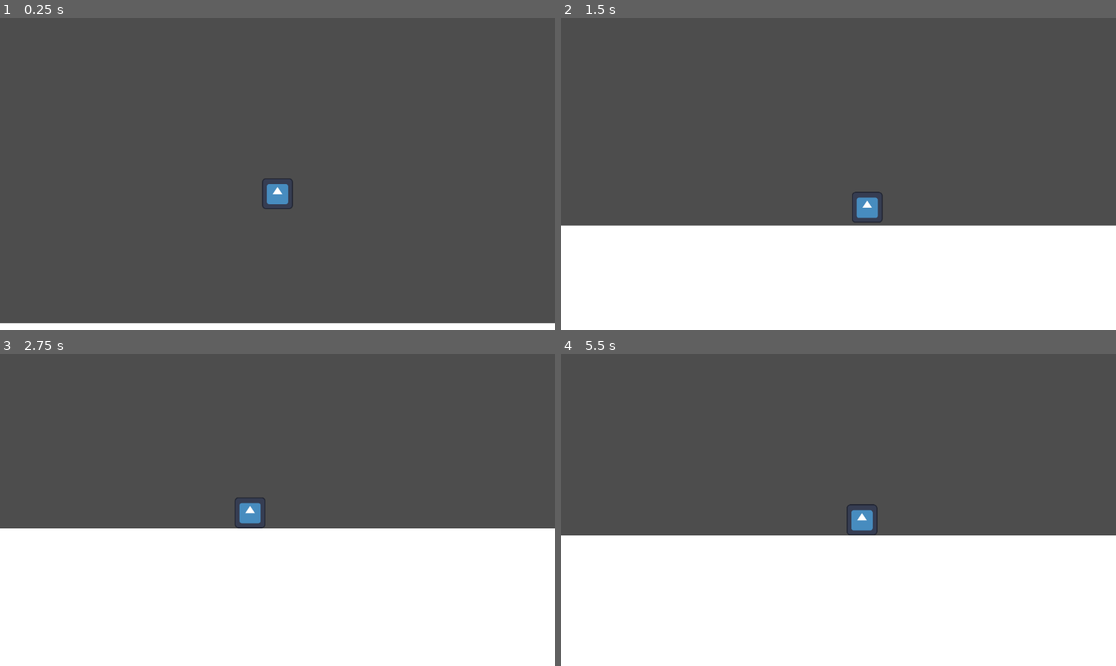
Above: before the commit, frames 1-4 (two rows, left to right).
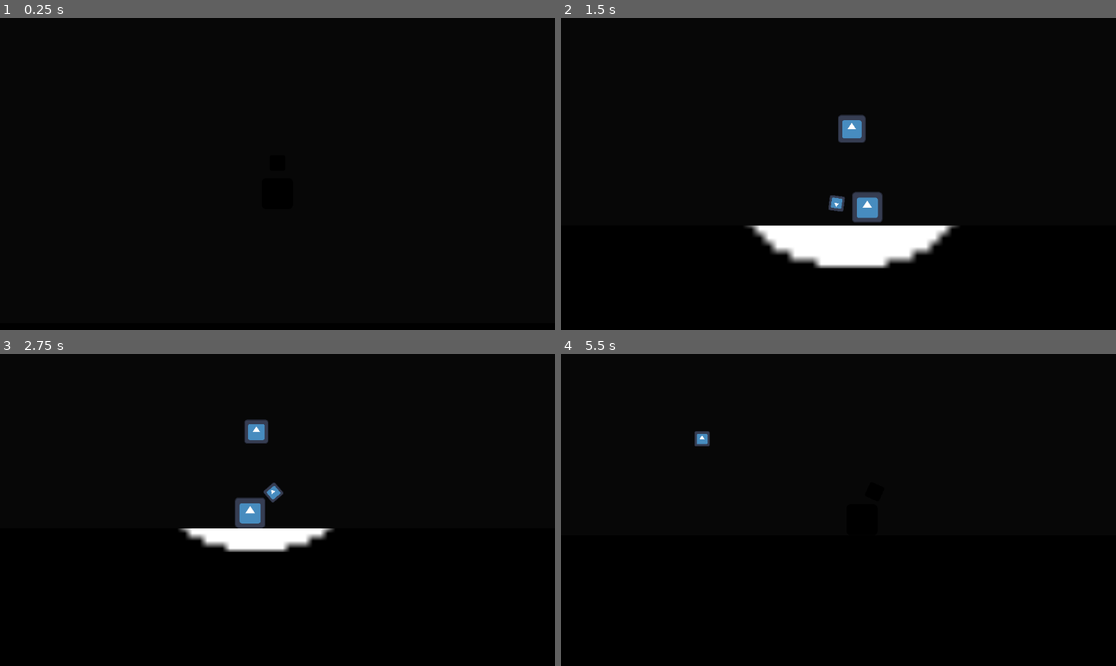
Above: after the commit, the same moments.

Repository: shiftfox/lightformer
Game: Godot game, scene res://scenes/sandbox.tscn
Same seed, same stepped clock (60 frames per second), same inputs: the game is played once before the commit and once after it. The engine's default icon, where the game draws it, is replaced by a stand-in: a white triangle on a blue panel in a dark square.
Inputs (mouse positions are in pixels of both pictures, inside the frame that each line leads up to):
- Up to frame 1 (0.25 s): no input
- Up to frame 2 (1.5 s): move the mouse to (960, 158) at 0.52 s; press the mouse at (960, 158) at 0.53 s; hold Right (right) from 0.53 s (still down); tap Space (jump) at 0.77 s; move the mouse to (727, 189) at 1.27 s; release the mouse at (727, 189) at 1.28 s; click (727, 189) at 1.35 s
- Up to frame 3 (2.75 s): tap Space (jump) at 1.52 s; move the mouse to (333, 441) at 2.02 s; release Right (right) at 2.03 s; press the mouse at (333, 441) at 2.03 s; hold Left (left) from 2.03 s (still down)
- Up to frame 4 (5.5 s): move the mouse to (810, 572) at 2.77 s; release Left (left) at 2.78 s; release the mouse at (810, 572) at 2.78 s; hold Right (right) 2.78-4.28 s; click (810, 572) at 2.85 s; tap Space (jump) at 3.02, 3.77, 4.52 s; move the mouse to (1005, 556) at 3.52 s; press the mouse at (1005, 556) at 3.53 s; move the mouse to (672, 463) at 4.27 s; release the mouse at (672, 463) at 4.28 s; hold Left (left) 4.28-5.03 s; click (672, 463) at 4.35 s; move the mouse to (866, 510) at 5.02 s; press the mouse at (866, 510) at 5.03 s; hold Right (right) from 5.03 s (still down)

The runs differ from the first frame. In frame 1, 100% of the frame differs, in the area x 0-100%, y 0-100%; in frame 2, 96%; in frame 3, 98%; in frame 4, 100%.

Commit message:
Weaon and lights

Diff:
--- /dev/null
+++ b/prefabs/light.tscn
@@ -0,0 +1,24 @@
+[gd_scene load_steps=5 format=3 uid="uid://cw46dl8cpvexc"]
+
+[ext_resource type="Texture2D" uid="uid://c1fe8jqihe25o" path="res://graphics/sprites/icon.svg" id="1_4v1do"]
+[ext_resource type="Script" path="res://scripts/light.gd" id="1_ot7yj"]
+[ext_resource type="Texture2D" uid="uid://day326p744ey3" path="res://graphics/sprites/light.png" id="2_4mx3t"]
+
+[sub_resource type="RectangleShape2D" id="RectangleShape2D_6ya1p"]
+size = Vector2(32, 32)
+
+[node name="Light" type="Area2D"]
+script = ExtResource("1_ot7yj")
+speed = 10.0
+kill_speed = 0.1
+
+[node name="Sprite" type="Sprite2D" parent="."]
+scale = Vector2(0.25, 0.25)
+texture = ExtResource("1_4v1do")
+
+[node name="CollisionShape" type="CollisionShape2D" parent="."]
+shape = SubResource("RectangleShape2D_6ya1p")
+
+[node name="PointLight" type="PointLight2D" parent="."]
+texture = ExtResource("2_4mx3t")
+texture_scale = 10.0
--- a/prefabs/player.tscn
+++ b/prefabs/player.tscn
@@ -1,7 +1,8 @@
-[gd_scene load_steps=4 format=3 uid="uid://c0ol4a78thm14"]
+[gd_scene load_steps=5 format=3 uid="uid://c0ol4a78thm14"]
 
 [ext_resource type="Script" path="res://scripts/player.gd" id="1_nv0jr"]
 [ext_resource type="Texture2D" uid="uid://c1fe8jqihe25o" path="res://graphics/sprites/icon.svg" id="2_cgcmi"]
+[ext_resource type="PackedScene" uid="uid://70c12jq4jdbu" path="res://prefabs/wand.tscn" id="3_4suad"]
 
 [sub_resource type="RectangleShape2D" id="RectangleShape2D_7okma"]
 size = Vector2(32, 32)
@@ -20,3 +21,5 @@
 
 [node name="CollisionShape" type="CollisionShape2D" parent="."]
 shape = SubResource("RectangleShape2D_7okma")
+
+[node name="Wand" parent="." instance=ExtResource("3_4suad")]
--- /dev/null
+++ b/prefabs/wand.tscn
@@ -0,0 +1,18 @@
+[gd_scene load_steps=4 format=3 uid="uid://70c12jq4jdbu"]
+
+[ext_resource type="Script" path="res://scripts/wand.gd" id="1_5stl6"]
+[ext_resource type="PackedScene" uid="uid://cw46dl8cpvexc" path="res://prefabs/light.tscn" id="2_tvx8c"]
+[ext_resource type="Texture2D" uid="uid://c1fe8jqihe25o" path="res://graphics/sprites/icon.svg" id="2_xodoj"]
+
+[node name="Wand" type="Node2D"]
+script = ExtResource("1_5stl6")
+bullet_prefab = ExtResource("2_tvx8c")
+fire_rate = 10.0
+
+[node name="Sprite" type="Sprite2D" parent="."]
+position = Vector2(32, 0)
+scale = Vector2(0.125, 0.125)
+texture = ExtResource("2_xodoj")
+
+[node name="FirePoint" type="Marker2D" parent="."]
+position = Vector2(40, 0)
--- a/project.godot
+++ b/project.godot
@@ -36,3 +36,14 @@
 , Object(InputEventKey,"resource_local_to_scene":false,"resource_name":"","device":-1,"window_id":0,"alt_pressed":false …(186 unchanged characters)…
 ]
 }
+shoot={
+"deadzone": 0.5,
+"events": [Object(InputEventMouseButton,"resource_local_to_scene":false,"resource_name":"","device":-1,"window_id":0,"alt_pressed":false,"shift_pressed":false,"ctrl_pressed":false,"meta_pressed":false,"button_mask":1,"position":Vector2(261, 6),"global_position":Vector2(270, 52),"factor":1.0,"button_index":1,"canceled":false,"pressed":true,"double_click":false,"script":null)
+, Object(InputEventKey,"resource_local_to_scene":false,"resource_name":"","device":-1,"window_id":0,"alt_pressed":false,"shift_pressed":false,"ctrl_pressed":false,"meta_pressed":false,"pressed":false,"keycode":0,"physical_keycode":4194326,"key_label":0,"unicode":0,"location":0,"echo":false,"script":null)
+]
+}
+
+[rendering]
+
+textures/canvas_textures/default_texture_filter=0
+environment/defaults/default_clear_color=Color(0.0295066, 0.0295066, 0.0295066, 1)
--- a/scenes/sandbox.tscn
+++ b/scenes/sandbox.tscn
@@ -20,3 +20,6 @@
 
 [node name="CollisionPolygon" type="CollisionPolygon2D" parent="StaticBody"]
 polygon = PackedVector2Array(-576, 163, 576, 163, 576, 326, -576, 326)
+
+[node name="CanvasModulate" type="CanvasModulate" parent="."]
+color = Color(0, 0, 0, 1)
--- a/scripts/camera.gd
+++ b/scripts/camera.gd
@@ -3,5 +3,5 @@
 @export var target: Node2D
 @export var t_offset: Vector2
 
-func _process(delta: float) -> void:
+func _process(_delta: float) -> void:
 	position = target.position + t_offset
--- /dev/null
+++ b/scripts/light.gd
@@ -0,0 +1,13 @@
+extends Area2D
+
+@export var speed: float
+@export var kill_speed: float
+var target: Vector2
+
+func _ready() -> void:
+	target = get_global_mouse_position()
+
+func _process(delta: float) -> void:
+	position = lerp(position, target, speed * delta)
+	scale -= Vector2.ONE * kill_speed * delta
+	if scale.x <= 0: queue_free()
--- /dev/null
+++ b/scripts/wand.gd
@@ -0,0 +1,17 @@
+extends Node2D
+
+@export var bullet_prefab: PackedScene
+@export var fire_rate: float
+var shoot_timer: float
+
+func _ready() -> void:
+	shoot_timer = fire_rate
+
+func _process(delta: float) -> void:
+	look_at(get_global_mouse_position())
+	shoot_timer += delta
+	if Input.is_action_pressed("shoot") and shoot_timer >= fire_rate:
+		var bullet = bullet_prefab.instantiate()
+		bullet.position = $FirePoint.global_position
+		get_tree().current_scene.add_child(bullet)
+		shoot_timer = 0
Binary file added: graphics/sprites/light.png
Not shown, added: graphics/sprites/light.png.import
